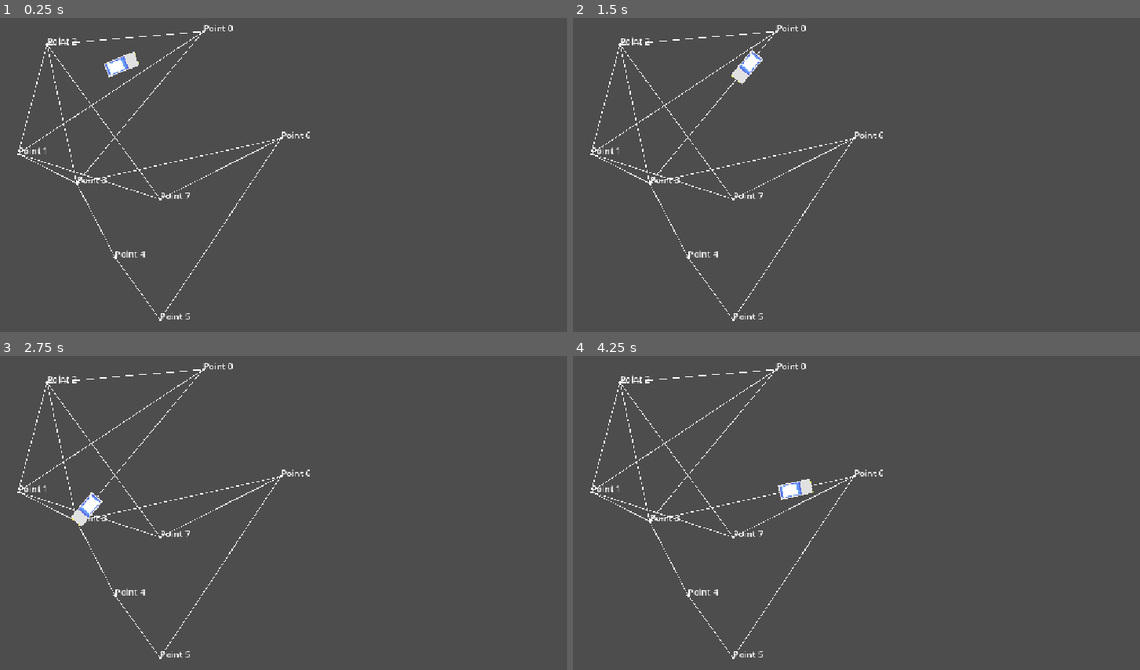
Above: before the commit, frames 1-4 (two rows, left to right).
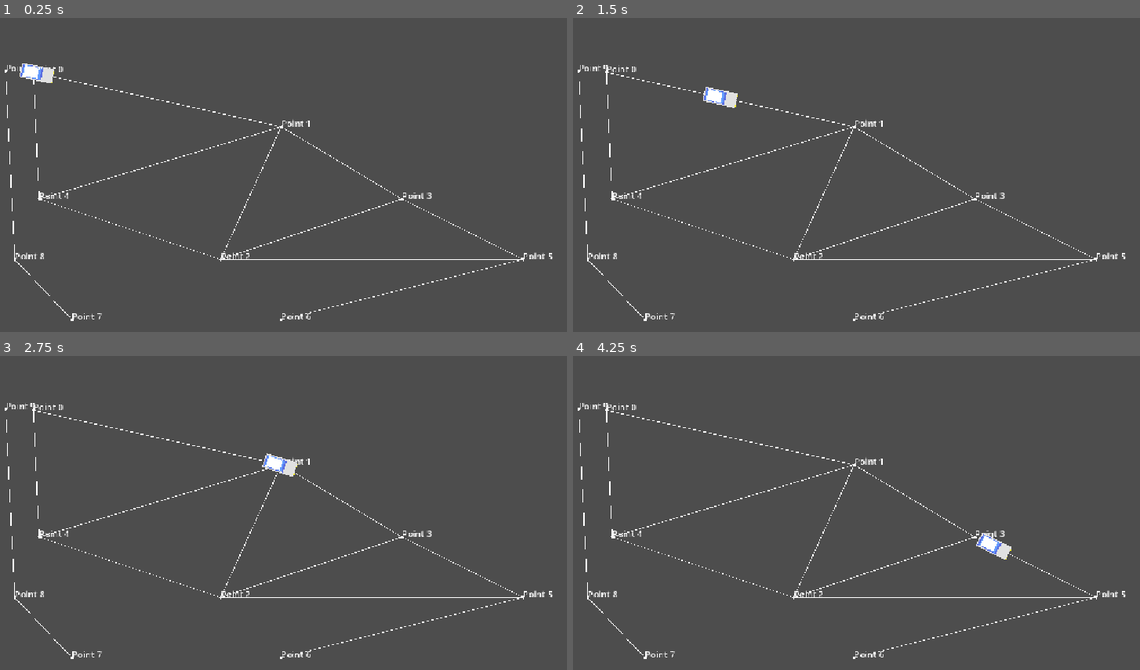
Above: after the commit, the same moments.

Repository: VovqaGuss/Town_sim
Game: Godot game, scene res://prefubs/scene/Polygons/test_polygon.tscn
Two runs of this game, one before a commit and one after it. Both use one fixed random seed, a clock stepped at 60 frames per second and the inputs below. The project has no main scene, so this scene is started directly.
Inputs (mouse positions are in pixels of both pictures, inside the frame that each line leads up to):
- Up to frame 1 (0.25 s): no input
- Up to frame 2 (1.5 s): tap Enter at 0.5 s; move the mouse to (1003, 175) at 0.52 s; tap 1 at 0.6 s; click (1003, 175) at 0.67 s; tap Space at 0.77 s; drag from (737, 212) to (765, 46) at 1.27 s
- Up to frame 3 (2.75 s): move the mouse to (357, 453) at 2.02 s; tap K at 2.1 s
- Up to frame 4 (4.25 s): drag from (833, 604) to (675, 478) at 2.77 s; move the mouse to (1054, 585) at 3.52 s; hold S from 3.53 s (still down); tap F at 3.6 s; tap Space at 3.77 s

The runs differ from the first frame. In frame 1, 2.8% of the frame differs, in the area x 0-98%, y 2-97%; in frame 2, 2.9%; in frame 3, 2.8%; in frame 4, 2.9%.

Commit message:
Finaly cars is ready!!!

Diff:
--- a/vsoh-georaphy/prefubs/scene/Polygons/test_polygon.tscn
+++ b/vsoh-georaphy/prefubs/scene/Polygons/test_polygon.tscn
@@ -7,60 +7,71 @@
 [sub_resource type="Resource" id="Resource_urinb"]
 script = ExtResource("2_urinb")
 name = "Point 0"
-position = Vector2(411.765, 25)
-next_points = Array[int]([1, 2, 3])
+position = Vector2(100.045, 100)
+next_points = Array[int]([1, 4])
 
 [sub_resource type="Resource" id="Resource_dm12r"]
 script = ExtResource("2_urinb")
 name = "Point 1"
-position = Vector2(72.185, 250)
-next_points = Array[int]([2])
+position = Vector2(555.37, 200)
+next_points = Array[int]([2, 4, 3])
 
 [sub_resource type="Resource" id="Resource_q3vch"]
 script = ExtResource("2_urinb")
 name = "Point 2"
-position = Vector2(125.13, 48.97)
-next_points = Array[int]([3, 0])
+position = Vector2(444.145, 444)
+next_points = Array[int]([3, 5])
 
 [sub_resource type="Resource" id="Resource_pqlhq"]
 script = ExtResource("2_urinb")
 name = "Point 3"
-position = Vector2(179.675, 304)
-next_points = Array[int]([4, 1, 0, 6])
+position = Vector2(777, 333)
+next_points = Array[int]([4, 5])
 
 [sub_resource type="Resource" id="Resource_khdv5"]
 script = ExtResource("2_urinb")
 name = "Point 4"
-position = Vector2(250, 440)
-next_points = Array[int]([5])
+position = Vector2(110.905, 333)
+next_points = Array[int]([0, 2])
 
 [sub_resource type="Resource" id="Resource_kwvtv"]
 script = ExtResource("2_urinb")
 name = "Point 5"
-position = Vector2(333, 555)
+position = Vector2(999, 444)
 next_points = Array[int]([6])
 
 [sub_resource type="Resource" id="Resource_0krjl"]
 script = ExtResource("2_urinb")
 name = "Point 6"
-position = Vector2(554.455, 221.675)
-next_points = Array[int]([7, 3])
+position = Vector2(555, 555)
+next_points = Array[int]([7])
 
 [sub_resource type="Resource" id="Resource_majs1"]
 script = ExtResource("2_urinb")
 name = "Point 7"
-position = Vector2(333.105, 333)
-next_points = Array[int]([1, 2])
+position = Vector2(171.035, 555)
+next_points = Array[int]([8])
+
+[sub_resource type="Resource" id="Resource_wejuv"]
+script = ExtResource("2_urinb")
+name = "Point 8"
+position = Vector2(66, 444)
+next_points = Array[int]([9])
+
+[sub_resource type="Resource" id="Resource_nx183"]
+script = ExtResource("2_urinb")
+name = "Point 9"
+position = Vector2(49.265, 98.095)
+next_points = Array[int]([10])
 
 [node name="TestPolygon" type="Node2D" unique_id=1445130733]
 
 [node name="RoadNetworkManager" type="Node2D" parent="." unique_id=1145180465 groups=["RoadManager"]]
 script = ExtResource("1_urinb")
 debug = true
-points = Array[ExtResource("2_urinb")]([SubResource("Resourc …(186 unchanged characters)… e_0krjl"), SubResource("Resource_majs1")])
+points = Array[ExtResource("2_urinb")]([SubResource("Resourc …(186 unchanged characters)… e_0krjl"), SubResource("Resource_majs1"), SubResource("Resource_wejuv"), SubResource("Resource_nx183")])
 metadata/_custom_type_script = "uid://cup1qrdjgig7h"
 
 [node name="PrivateVahicle" parent="." unique_id=1629948950 instance=ExtResource("3_dm12r")]
-position = Vector2(216, 104)
-final_point_idx = 7
-max_speed = 200.0
+position = Vector2(99, 98)
+final_point_idx = 9
--- a/vsoh-georaphy/prefubs/scene/Vahicles/private_vahicle.tscn
+++ b/vsoh-georaphy/prefubs/scene/Vahicles/private_vahicle.tscn
@@ -42,3 +42,4 @@
 [node name="ObstacleAhead" type="RayCast2D" parent="RayCasts" unique_id=1974707689]
 position = Vector2(-28, 0)
 target_position = Vector2(-27, 0)
+collide_with_areas = true
--- a/vsoh-georaphy/scripts/classes/Vehicle/PrivateVehicle/private_vahicle_scr.gd
+++ b/vsoh-georaphy/scripts/classes/Vehicle/PrivateVehicle/private_vahicle_scr.gd
@@ -3,16 +3,24 @@
 
 @export var starter_point_idx : int = 0 ##Point indx
 @export var final_point_idx : int = 0
-@export var max_speed : float = 100
+@export var max_speed : float = 200.0
+@export var mass : float = 5
+@onready var ray_cast = $RayCasts/ObstacleAhead
+
+var max_force : float = 20
+var velocity : Vector2
 
 var road_network_manager : RoadNetworkManager
 var marchrute : Array[int]
 var current_target : int
+#signal vehicle_was_arrived
 
 func _ready() -> void:
 	_setup_road_manager()
 	marchrute = _create_marchrute(starter_point_idx, final_point_idx)
-	current_target = marchrute.front()
+	current_target = marchrute.pop_front()
+	position = road_network_manager.point_by_indx(current_target).position
+
 
 func _setup_road_manager() -> void:
 	road_network_manager = get_parent().get_tree().get_first_node_in_group("RoadManager")
@@ -31,6 +39,7 @@
 
 	#current_point = point
 	print_rich("[b][color=green]", self.name, "	: Road manager was founded! And point was successfully getted![/color][/b]")
+
 
 func _create_marchrute(start_idx : int , final_idx : int) -> Array[int]: #Возвращает массив с индексами точек маршрута
 	#ТУТ СУКА НЕ БУДЕТ ОБЪЕКТОВ ТОЛЬКО ИНДЕКСЫ!!!!! 😡
@@ -108,11 +117,28 @@
 	GlobalFunc.stack_trace()
 	return compiled_marchrute
 
+
 func _process(delta: float) -> void:
-	var velocity = (road_network_manager.point_by_indx(current_target).position - position).normalized() * max_speed
+	if road_network_manager.point_by_indx(current_target).position.distance_to(position) < 25.0 : #px
+		if !marchrute.is_empty():
+			current_target = marchrute.pop_front()
+
+		else:
+			velocity = Vector2.ZERO
+
 	position += velocity * delta
 
-	look_at(road_network_manager.point_by_indx(current_target).position)
+	if velocity.length() > 0.1:
+		rotation = velocity.angle()
 
-	if road_network_manager.point_by_indx(current_target).position.distance_to(position) < 3.5:
-		current_target = marchrute.pop_front()
+	_seek(delta)
+
+
+func _seek(delta : float) -> void:
+	var desired_velocity = (road_network_manager.point_by_indx(current_target).position - position).normalized() * max_speed
+	var steering = desired_velocity - velocity
+
+	steering = steering.limit_length(max_force)
+	steering = steering / mass
+
+	velocity = (velocity + steering).limit_length(max_speed)
